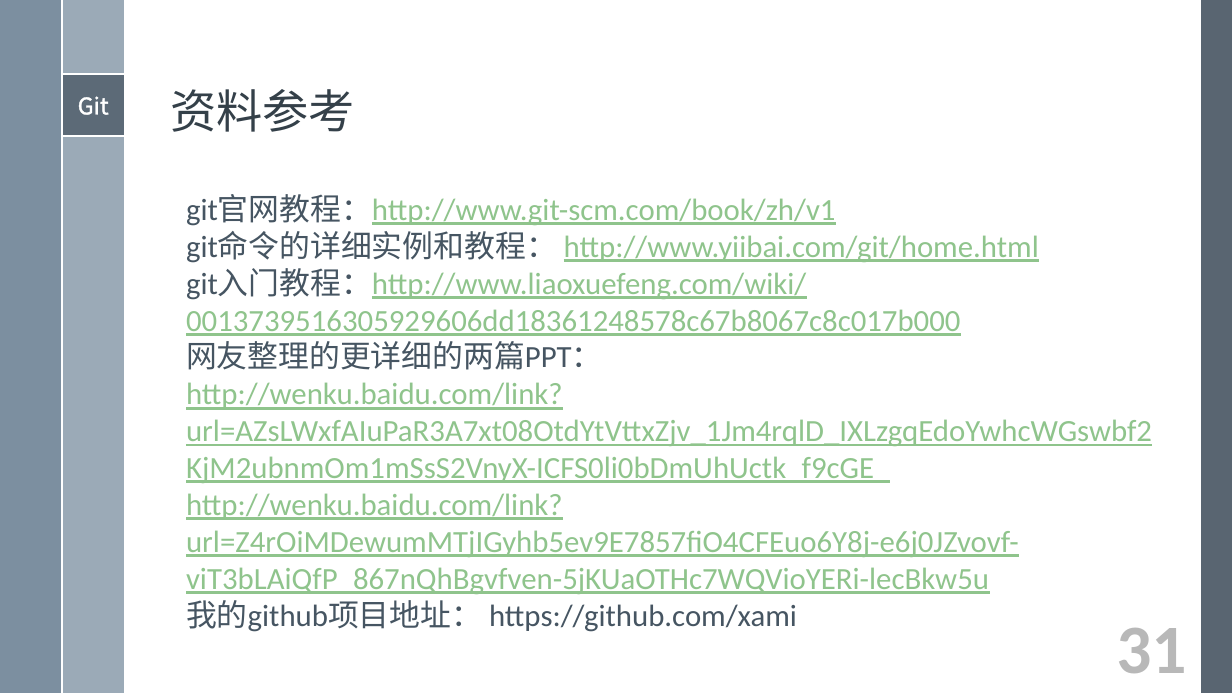
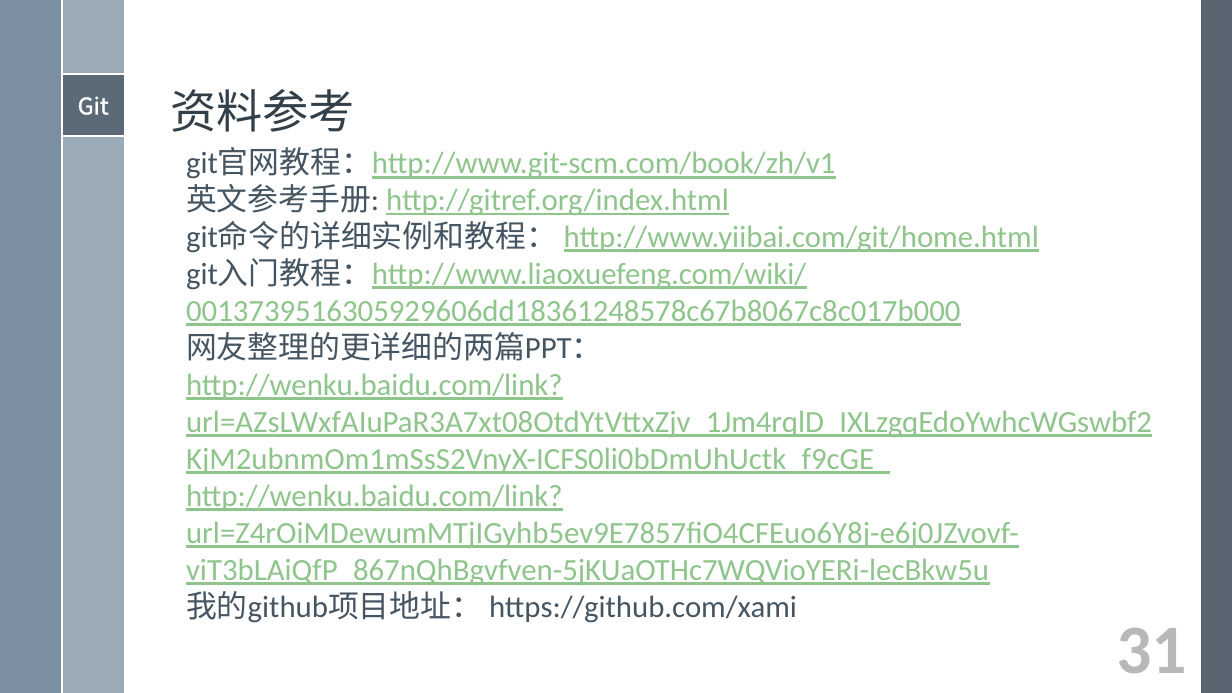
Before and after one commit to xami/joke, a slide deck: slide 31 of docs/Git入门学习/Git入门学习.pptx. Drawn at 1232x693 pixels with LibreOffice and Linux fonts; fonts in the diff are those of the drawing. Boxes give left, top, right and bottom in pixels: in the first picture for what was removed or moved away, otherwise in the second. Text is boxed around its words. In the diff, an @@ line names an element or a change of style, - is before the commit and + after.

Commit message:
git

```diff
--- a/docs/Git入门学习/Git入门学习.pptx
+++ b/docs/Git入门学习/Git入门学习.pptx
@@ text "git官网教程：http://www.git-scm.com/book/zh/v1": place and size @@
-text "git官网教程：http://www.git-scm.com/book/zh/v1" at box(186, 194, 1152, 632)
+text "git官网教程：http://www.git-scm.com/book/zh/v1" at box(186, 148, 1152, 623)
@@ text at box(186, 184, 729, 215): paragraph added @@
+英文参考手册: http://gitref.org/index.html
```
